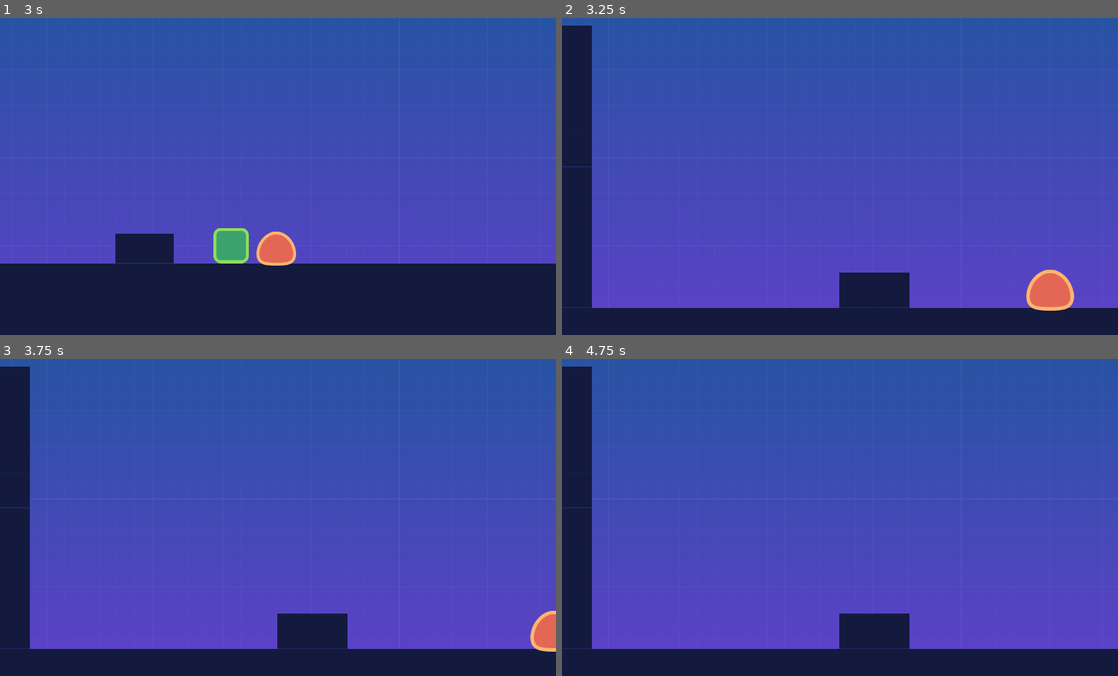
Above: before the commit, frames 1-4 (two rows, left to right).
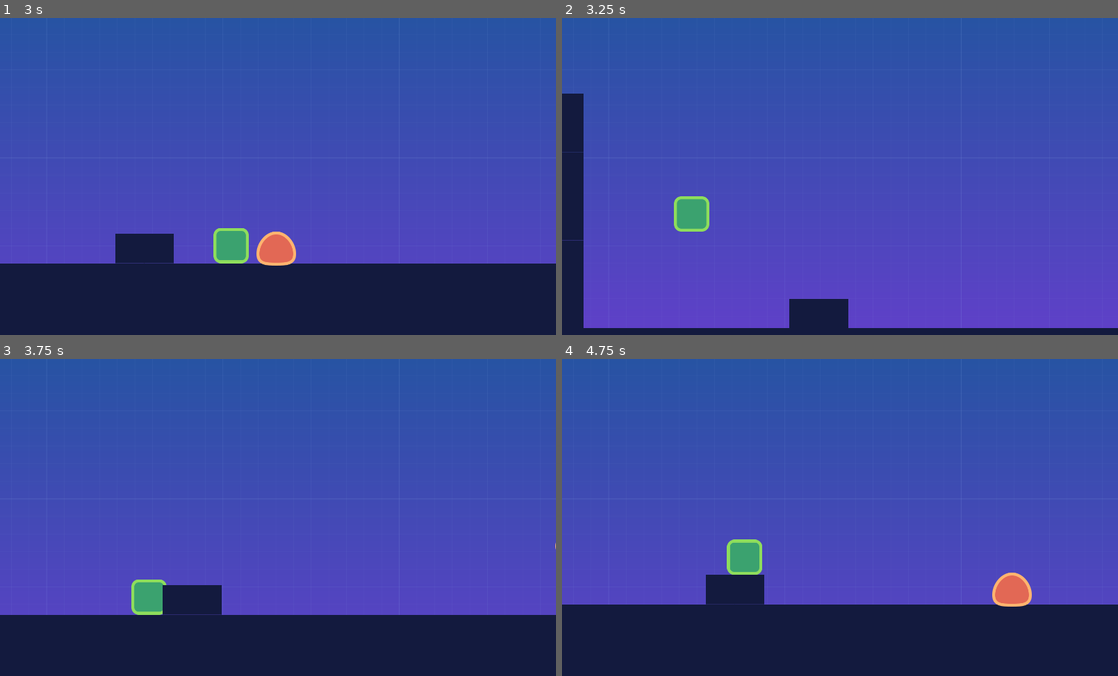
Above: after the commit, the same moments.

Repository: Shoter99/TutorialGodot
Game: Godot game, scene res://Levels/TestLevel.tscn
Two runs of this game, one before a commit and one after it. Both use one fixed random seed, a clock stepped at 60 frames per second and the inputs below.
Inputs:
- Up to frame 1 (3 s): hold D (move_right) 0.53-2.03 s; tap W (move_up) at 0.77, 1.52 s; hold A (move_left) 2.03-2.78 s; hold D (move_right) from 2.78 s (still down)
- Up to frame 2 (3.25 s): keep holding D (move_right); tap W (move_up) at 3.02 s
- Up to frame 3 (3.75 s): keep holding D (move_right)
- Up to frame 4 (4.75 s): tap W (move_up) at 3.77, 4.52 s; release D (move_right) at 4.28 s; hold A (move_left) from 4.28 s (still down)

Frame 1 is identical in both runs. In frame 2, 11% of the frame differs, in the area x 0-100%, y 2-98%; in frame 3, 15%; in frame 4, 18%, in the area x 0-100%, y 2-92%.

Commit message:
added bottom border and restarting level on player death

Diff:
--- a/Actors/Enemy.tscn
+++ b/Actors/Enemy.tscn
@@ -7,7 +7,7 @@
 extents = Vector2( 38.5, 37.5 )
 
 [sub_resource type="RectangleShape2D" id=1]
-extents = Vector2( 35.5, 11.5 )
+extents = Vector2( 45, 11.5 )
 
 [node name="Enemy" type="KinematicBody2D"]
 collision_layer = 2
@@ -33,7 +33,7 @@
 
 [node name="CollisionShape2D" type="CollisionShape2D" parent="StompDetector"]
 modulate = Color( 0, 0.203922, 1, 1 )
-position = Vector2( 1.5, -94.5 )
+position = Vector2( 4, -94.5 )
 shape = SubResource( 1 )
 
 [connection signal="body_entered" from="StompDetector" to="." method="_on_StompDetector_body_entered"]
--- a/Actors/Player.gd
+++ b/Actors/Player.gd
@@ -9,6 +9,12 @@
 
 func _on_EnemyDetector_body_entered(body):
 	queue_free()
+	restart_level()
+
+
+func _on_BottomBorder_body_entered(body):
+	queue_free()
+	restart_level()
 
 
 func _physics_process(delta) -> void:
@@ -36,3 +42,6 @@
 	var out: = linear_vel
 	out.y = -impulse
 	return out
+
+func restart_level():
+	get_tree().reload_current_scene()
--- a/Actors/Player.tscn
+++ b/Actors/Player.tscn
@@ -10,7 +10,7 @@
 extents = Vector2( 43.5, 47 )
 
 [node name="Player" type="KinematicBody2D"]
-collision_mask = 8
+collision_mask = 14
 script = ExtResource( 2 )
 speed = Vector2( 600, 1400 )
 
--- a/Levels/TestLevel.tscn
+++ b/Levels/TestLevel.tscn
@@ -1,9 +1,10 @@
-[gd_scene load_steps=9 format=2]
+[gd_scene load_steps=11 format=2]
 
 [ext_resource path="res://start-assets/tileset.png" type="Texture" id=1]
 [ext_resource path="res://Actors/Player.tscn" type="PackedScene" id=2]
 [ext_resource path="res://Actors/Enemy.tscn" type="PackedScene" id=3]
 [ext_resource path="res://start-assets/background.png" type="Texture" id=4]
+[ext_resource path="res://Objects/BottomBorder.gd" type="Script" id=5]
 
 [sub_resource type="ConvexPolygonShape2D" id=1]
 points = PoolVector2Array( 0, 0, 0, 0, 0, 0, 0, 0 )
@@ -49,6 +50,8 @@
 } ]
 0/z_index = 0
 
+[sub_resource type="RectangleShape2D" id=5]
+
 [node name="LevelTemplate" type="Node2D"]
 
 [node name="CanvasLayer" type="CanvasLayer" parent="."]
@@ -66,6 +69,8 @@
 position = Vector2( 307, 178 )
 tile_set = SubResource( 4 )
 cell_size = Vector2( 80, 80 )
+collision_layer = 8
+collision_mask = 0
 format = 1
 tile_data = PoolIntArray( -65541, 0, 0, -65540, 0, 0, -5, 0, 0, -4, 0, 0, 65531, 0, 0, 65532, 0, 0, 59, 0, 0, 60, 0, 0, …(6713 unchanged characters)…
 
@@ -77,3 +82,14 @@
 
 [node name="Enemy3" parent="." instance=ExtResource( 3 )]
 position = Vector2( 3568, 529 )
+
+[node name="BottomBorder" type="Area2D" parent="."]
+position = Vector2( 1417, 1394 )
+scale = Vector2( 189149, 8.29274 )
+collision_layer = 8
+script = ExtResource( 5 )
+
+[node name="CollisionShape2D" type="CollisionShape2D" parent="BottomBorder"]
+shape = SubResource( 5 )
+
+[connection signal="body_entered" from="BottomBorder" to="Player" method="_on_BottomBorder_body_entered"]
--- /dev/null
+++ b/Objects/BottomBorder.gd
@@ -0,0 +1,12 @@
+extends Area2D
+
+
+
+
+func _ready():
+	pass
+
+
+# Called every frame. 'delta' is the elapsed time since the previous frame.
+#func _process(delta):
+#	pass
